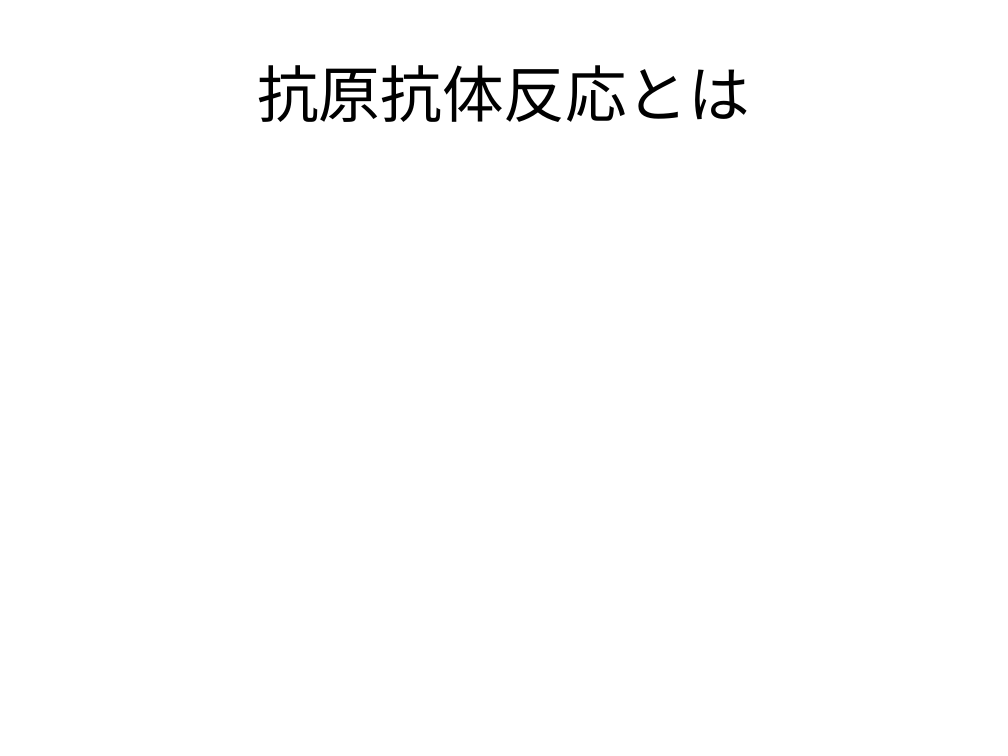
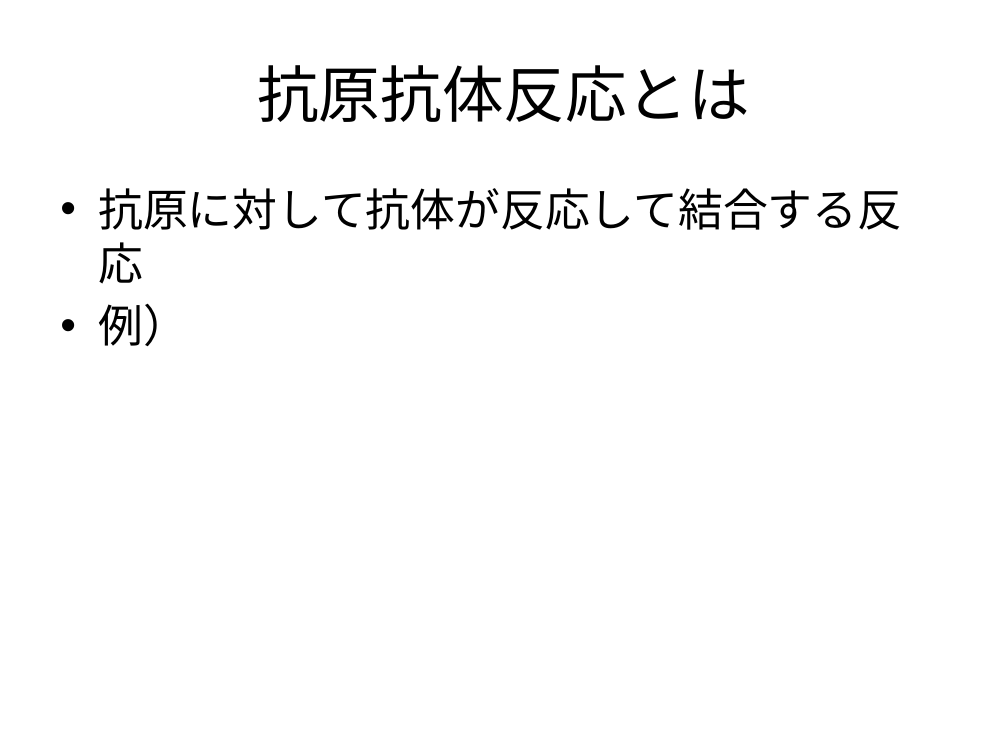
Before and after one commit to nkud/Research-BB, a slide deck: slide 11 of ppt/卒業研究.pptx (slide 13 before the commit). Drawn at 1008x756 pixels with LibreOffice and Linux fonts; fonts in the diff are those of the drawing. Boxes give left, top, right and bottom in pixels: in the first picture for what was removed or moved away, otherwise in the second. Text is boxed around its words. In the diff, an @@ line names an element or a change of style, - is before the commit and + after.

```diff
--- a/ppt/卒業研究.pptx
+++ b/ppt/卒業研究.pptx
@@ text added at <box>98,188,902,346</box>, 32 pt, text #000000 @@
+• 抗原に対して抗体が反応して結合する反応
+• 例）
```
Also in this commit, not shown: 6 other slides changed, 1 slide added, 4 slides removed.
